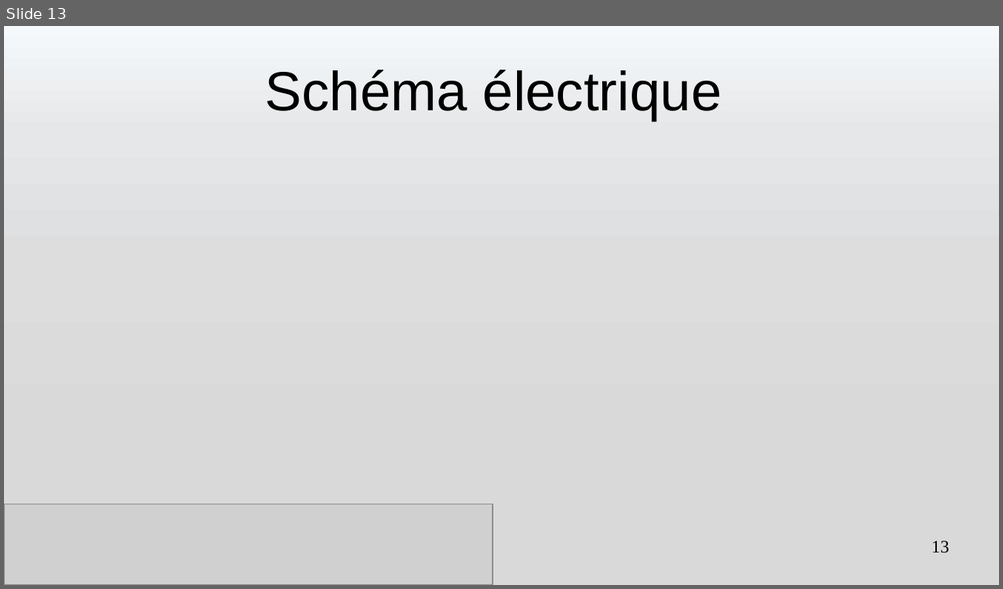
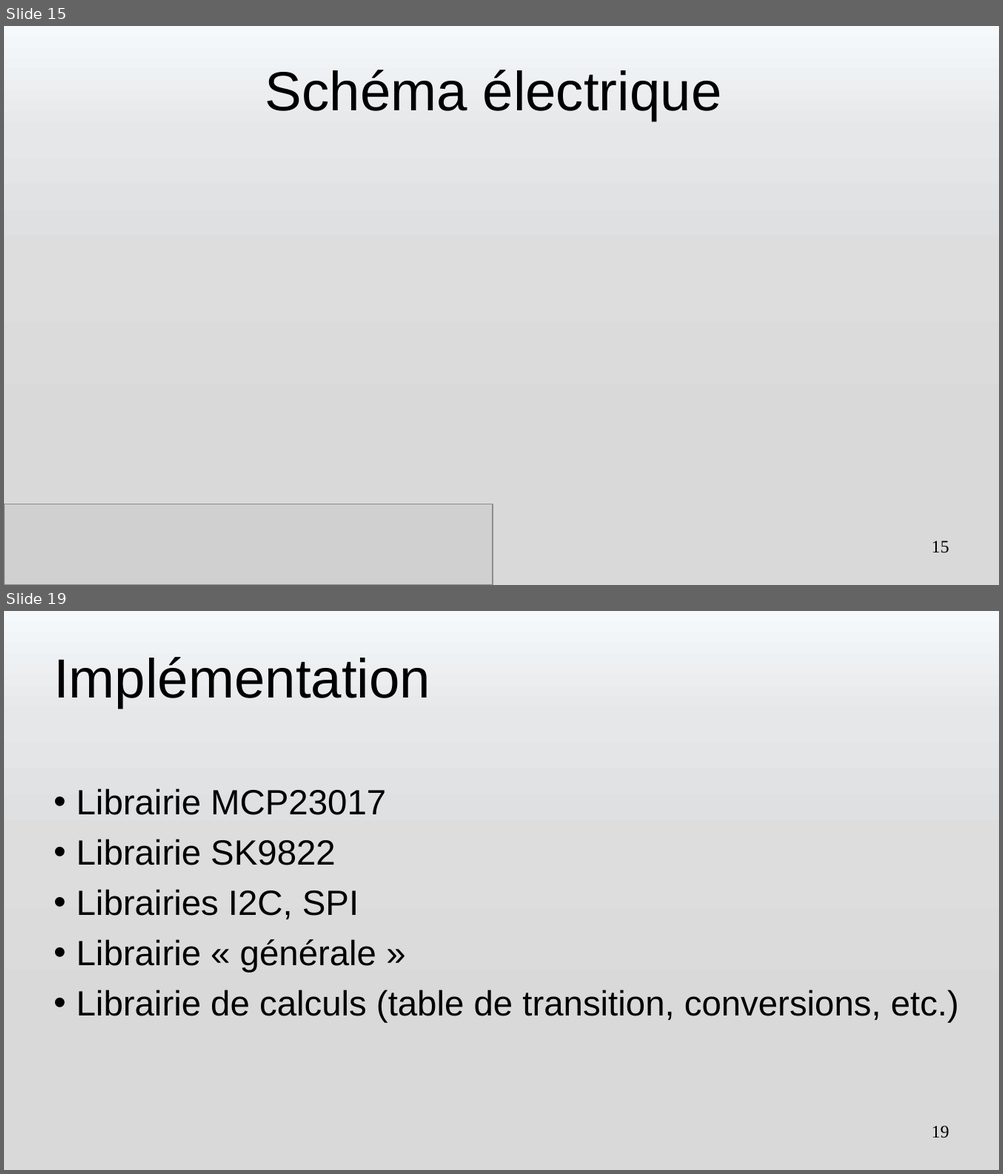
Before and after one commit to romain327/machine-turing, a slide deck: presentation/Presentation Machine de Turing.pptx. Shown one above the other, each under a label of ours: slide 13 before the commit, slides 15 and 19 after it; the slides between them are not shown. The pictures are 1003x589 and 1003x1174 pixels, drawn with LibreOffice and Linux fonts; fonts in the diff are those of the drawing; grey boxes stand for pictures. Boxes give left, top, right and bottom in pixels: in the first picture for what was removed or moved away, otherwise in the second. Text is boxed around its words. In the diff, an @@ line names an element or a change of style, - is before the commit and + after.

```diff
--- a/presentation/Presentation Machine de Turing.pptx
+++ b/presentation/Presentation Machine de Turing.pptx
@@ slide 19 added at (4, 611, 999, 1170), background gradient #F6F9FC to #E5E7E8 to #DDDDDE to #D9D9D9 @@
@@ title added at (54, 657, 430, 708), 44 pt, text #000000 @@
+Implémentation
@@ subtitle added at (77, 789, 959, 1023), 28 pt, text #000000 @@
+• Librairie MCP23017
+• Librairie SK9822
+• Librairies I2C, SPI
+• Librairie « générale »
+• Librairie de calculs (table de transition, conversions, etc.)
@@ page number added at (931, 1126, 949, 1139), 14 pt, text #000000 @@
+19
@@ what was slide 13 is now slide 15 @@
@@ page number at (931, 541, 949, 554): text changed @@
-13
+15
```
Also in this commit, not shown: 3 slides changed, 9 other slides added, 2 slides removed, 6 other files.
